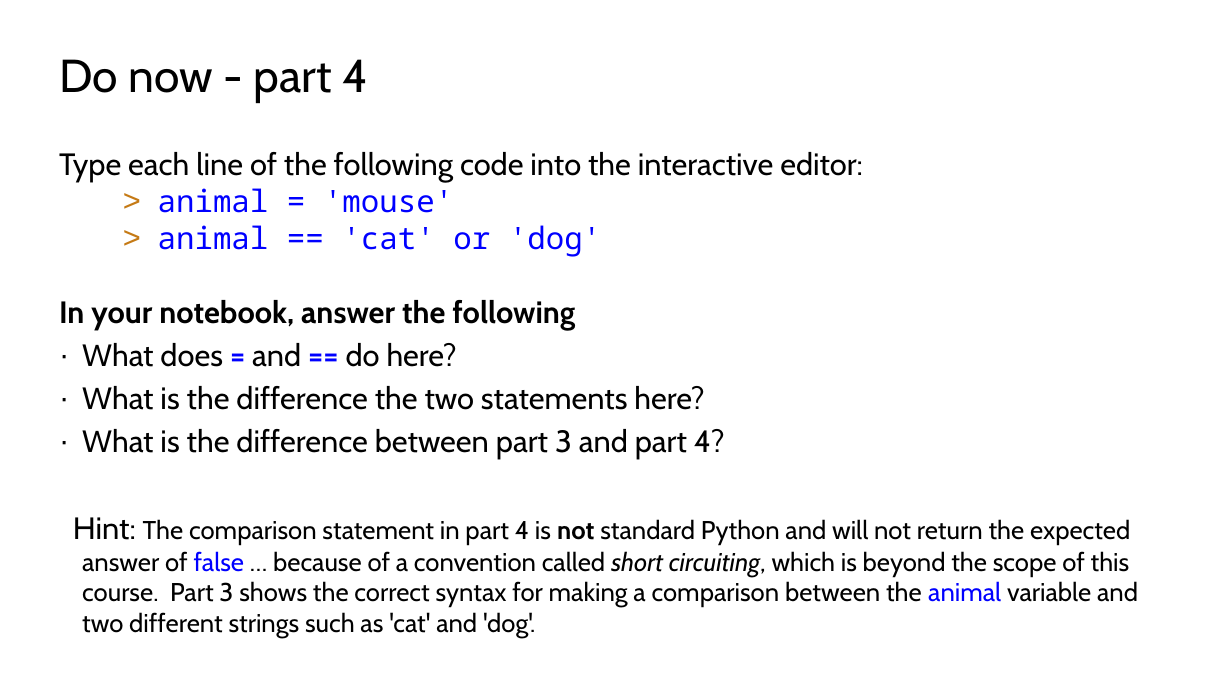
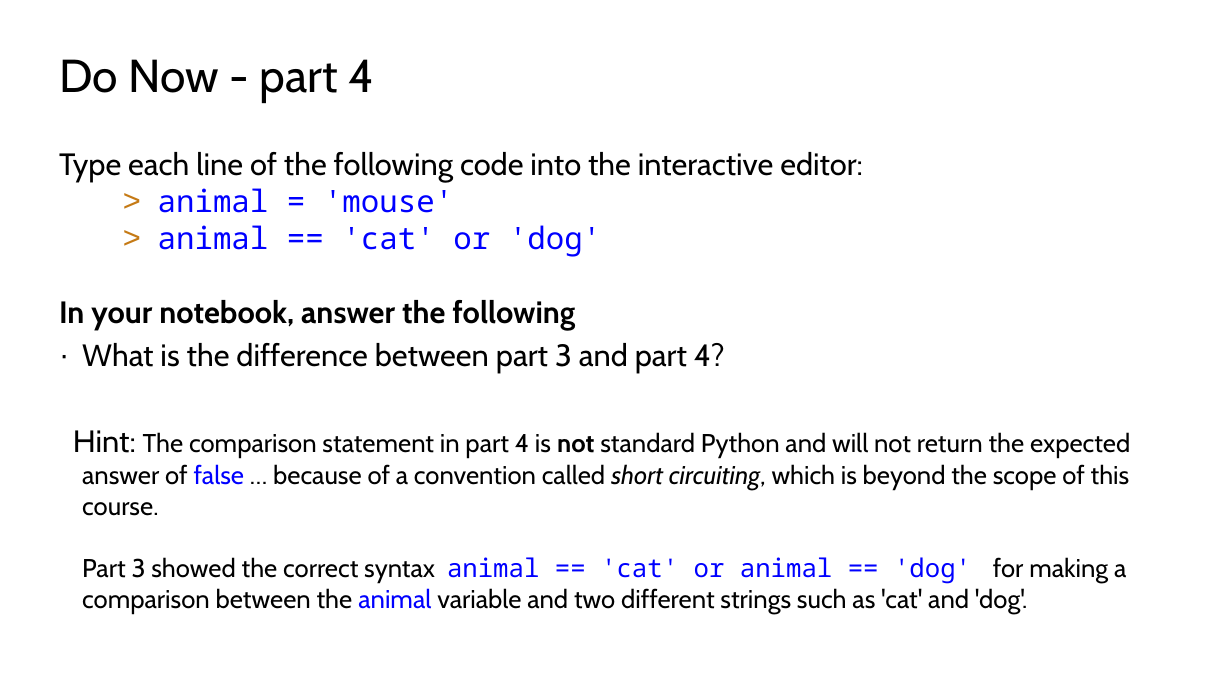
Before and after one commit to TEALSK12/2nd-semester-introduction-to-computer-science, a slide deck: slide 8 of docs/units/2_unit/slidedecks/Intro Python 2.02 TEALS.pptx. Drawn at 1232x693 pixels with LibreOffice and Linux fonts; fonts in the diff are those of the drawing; background and template pictures are left out. Boxes give left, top, right and bottom in pixels: in the first picture for what was removed or moved away, otherwise in the second. Text is boxed around its words. In the diff, an @@ line names an element or a change of style, - is before the commit and + after.

```diff
--- a/docs/units/2_unit/slidedecks/Intro Python 2.02 TEALS.pptx
+++ b/docs/units/2_unit/slidedecks/Intro Python 2.02 TEALS.pptx
@@ title at (x1=59, y1=59, x2=374, y2=103): text changed @@
-Do now - part 4
+Do Now - part 4
@@ text at (x1=82, y1=343, x2=704, y2=410): paragraphs removed @@
-· What does = and == do here?
-· What is the difference the two statements here?
@@ text at (x1=73, y1=430, x2=1130, y2=613): text changed @@
-Hint: The comparison statement in part 4 is not standard Python and will not return the expected answer of false … because of a convention called short circuiting, which is beyond the scope of this course. Part 3 shows the correct syntax for making a comparison between the animal variable and two different strings such as 'cat' and 'dog'.
+Hint: The comparison statement in part 4 is not standard Python and will not return the expected answer of false … because of a convention called short circuiting, which is beyond the scope of this course.
+Part 3 showed the correct syntax animal == 'cat' or animal == 'dog' for making a comparison between the animal variable and two different strings such as 'cat' and 'dog'.
```
Also in this commit, not shown: 12 other slides changed, 9 other files.
